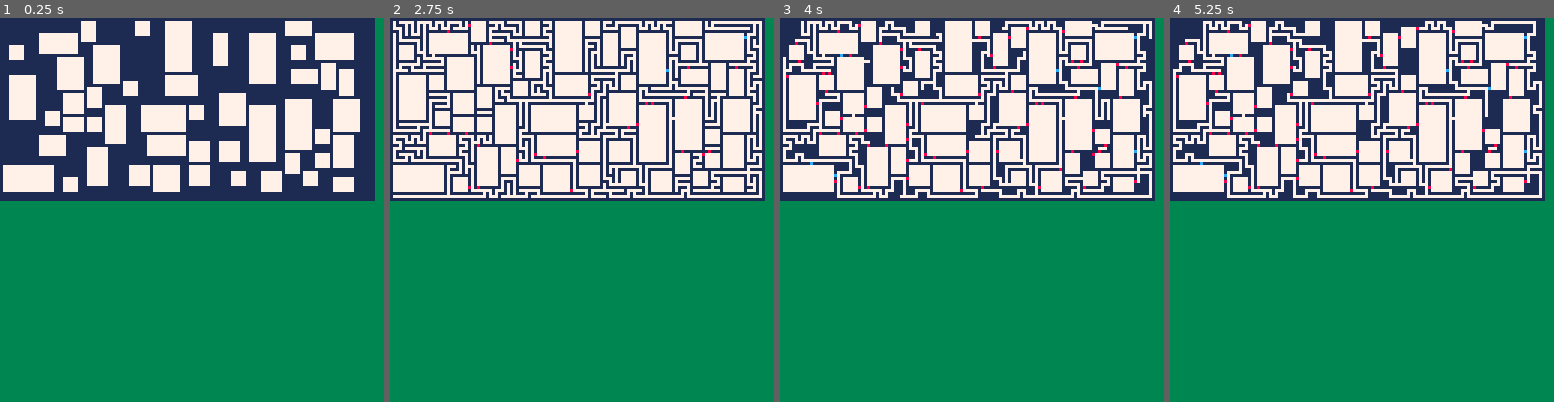
Above: before the commit, frames 1-4 (left to right).
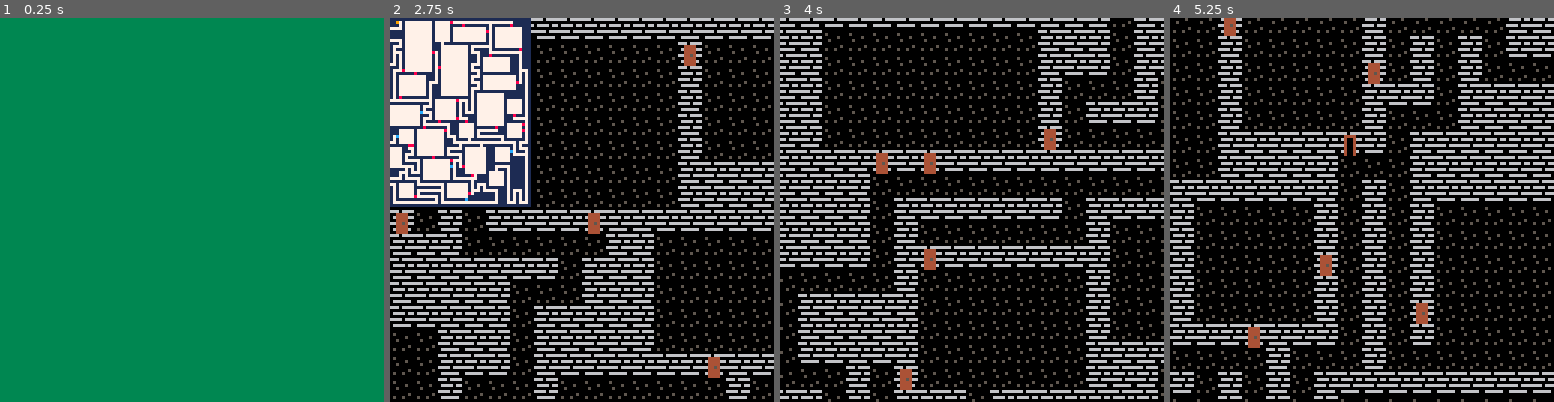
Above: after the commit, the same moments.

Repository: theRenard/PICO-8-Dungeon-Generator
Game: PICO-8 cartridge dungeon-generator.p8
Same seed, same stepped clock (60 frames per second), same inputs: the game is played once before the commit and once after it.
Inputs:
- Up to frame 1 (0.25 s): no input
- Up to frame 2 (2.75 s): hold Right 1.6-2.1 s; hold Up 2.15-2.42 s; hold Right from 2.47 s (still down)
- Up to frame 3 (4 s): release Right at 3.03 s; hold Left 3.08-3.58 s; hold Down 3.63-3.97 s
- Up to frame 4 (5.25 s): hold Right 4.02-4.68 s; hold Up 4.73-5.03 s; hold Left from 5.08 s (still down)

The runs differ from the first frame. In frame 1, 47% of the frame differs, in the area x 0-98%, y 0-48%; in frame 2, 89%; in frame 3, 100%, in the area x 0-100%, y 0-100%; in frame 4, 100%.

Commit message:
Refactor maze generation to accept a configuration table for improved flexibility

Diff:
--- a/lua/generator.lua
+++ b/lua/generator.lua
@@ -6,33 +6,37 @@
 https://weblog.jamisbuck.org/2011/1/27/maze-generation-growing-tree-algorithm
 --]]
 
-function createMaze(width, height, tiles, hasBorder)
+
+function createMaze(config)
     -- Constants
-    local drawStep = true
-    local method = 3
+    local drawStep = config.drawStep or false
+    local method = config.method or 3
     -- chose_random = 1, chose_oldest = 2, chose_newest = 3
     local border = 1
+    local hasBorder = config.hasBorder or true
     -- 1 no border
+    local width = config.width or 128
+    local height = config.height or 64
     local mazeWidth = width - border
     local mazeHeight = height - border
     if hasBorder then
         border = 2
-        mazeWidth = width - border - 1
-        mazeHeight = height - border - 1
+        mazeWidth = width - 1
+        mazeHeight = height - 1
     end
 
     local numRoomTries = 1000
     -- number of rooms to try, the greater the number, the more rooms
-    local roomExtraSize = 1
-    local extraConnectorChance = 40
-    local exits = 2
+    local roomExtraSize = config.roomExtraSize or 1
+    local extraConnectorChance = config.extraConnectorChance or 20
+    local exits = config.exits or 2
 
     -- Tiles
-    local wallTile = tiles.wallTile
-    local floorTile = tiles.floorTile
-    local openDoorTile = tiles.openDoorTile
-    local closedDoorTile = tiles.closedDoorTile
-    local exitTile = tiles.exitTile
+    local wallTile = config.wallTile or 1
+    local floorTile = config.floorTile or 7
+    local openDoorTile = config.openDoorTile or 12
+    local closedDoorTile = config.closedDoorTile or 8
+    local exitTile = config.exitTile or 9
 
     local maze = create2DArr(mazeWidth, mazeHeight, wallTile)
     local regions = create2DArr(mazeWidth, mazeHeight, nil)
@@ -366,6 +370,8 @@
             end
         end
 
+        pq("deadEnds", deadEnds)
+
         for _, pos in pairs(deadEnds) do
             setTile(pos, exitTile)
         end
--- a/lua/main.lua
+++ b/lua/main.lua
@@ -2,47 +2,49 @@
 
 local dungeonWidth = 128
 local dungeonHeight = 64
-local tiles = {
-  emptyTile = 0,
-  wallTile = 1,
-  floorTile = 7,
-  openDoorTile = 12,
-  closedDoorTile = 8,
-  exitTile = 9,
-}
+local dungeon = {}
 
 function _init()
-  local dungeon = createMaze(dungeonWidth, dungeonHeight, tiles, true)
+  dungeon = createMaze({
+    width = dungeonWidth,
+    height = dungeonHeight,
+    exits = 4
+  })
   forEachArr2D(
     dungeon, function(x, y)
-        mset(x - 1, y - 1, dungeon[x][y])
+      mset(x - 1, y - 1, dungeon[x][y])
     end
-)
+  )
 end
 
 -- the coordinates of the upper left corner of the camera
 cam_x = 0
 cam_y = 0
 
--- function _update()
---   if (btn(0) and cam_x > 0) cam_x -= 10
---   if (btn(1) and cam_x < (dungeonWidth * 8) - 128) cam_x += 10
---   if (btn(2) and cam_y > 0) cam_y -= 10
---   if (btn(3) and cam_y < (dungeonHeight * 8) - 128) cam_y += 10
--- end
+function _update()
+  if (btn(0) and cam_x > 0) cam_x -= 10
+  if (btn(1) and cam_x < (dungeonWidth * 8) - 128) cam_x += 10
+  if (btn(2) and cam_y > 0) cam_y -= 10
+  if (btn(3) and cam_y < (dungeonHeight * 8) - 128) cam_y += 10
+end
 
--- function _draw()
---   cls()
---   -- set the camera to the current location
---   camera(cam_x, cam_y)
+function _draw()
+  cls()
+  -- set the camera to the current location
+  camera(cam_x, cam_y)
 
---   -- draw the entire map at (0, 0), allowing
---   -- the camera and clipping region to decide
---   -- what is shown
---   map(0, 0, 0, 0, dungeonWidth, dungeonHeight)
+  -- draw the entire map at (0, 0), allowing
+  -- the camera and clipping region to decide
+  -- what is shown
+  map(0, 0, 0, 0, dungeonWidth, dungeonHeight)
+  forEachArr2D(
+    dungeon, function(x, y)
+      pset(x - 1, y - 1, dungeon[x][y])
+    end
+  )
 
---   -- reset the camera then print the camera
---   -- coordinates on screen
---   camera()
---   --   print('('..cam_x..', '..cam_y..')', 0, 0, 7)
--- end
+  -- reset the camera then print the camera
+  -- coordinates on screen
+  camera()
+  --   print('('..cam_x..', '..cam_y..')', 0, 0, 7)
+end
